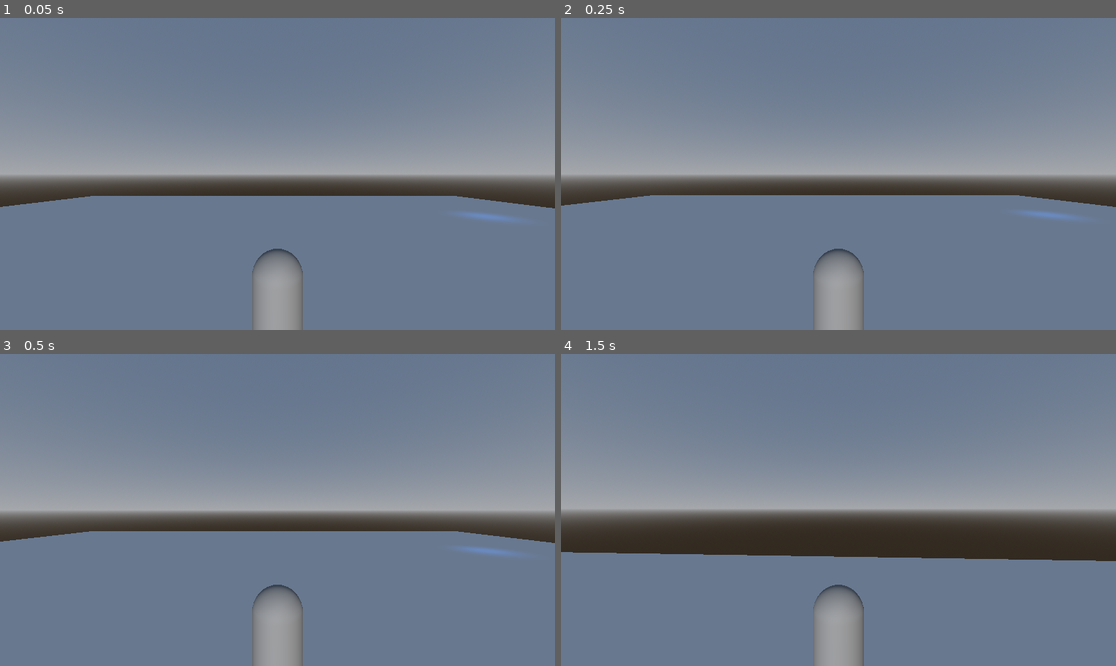
Above: before the commit, frames 1-4 (two rows, left to right).
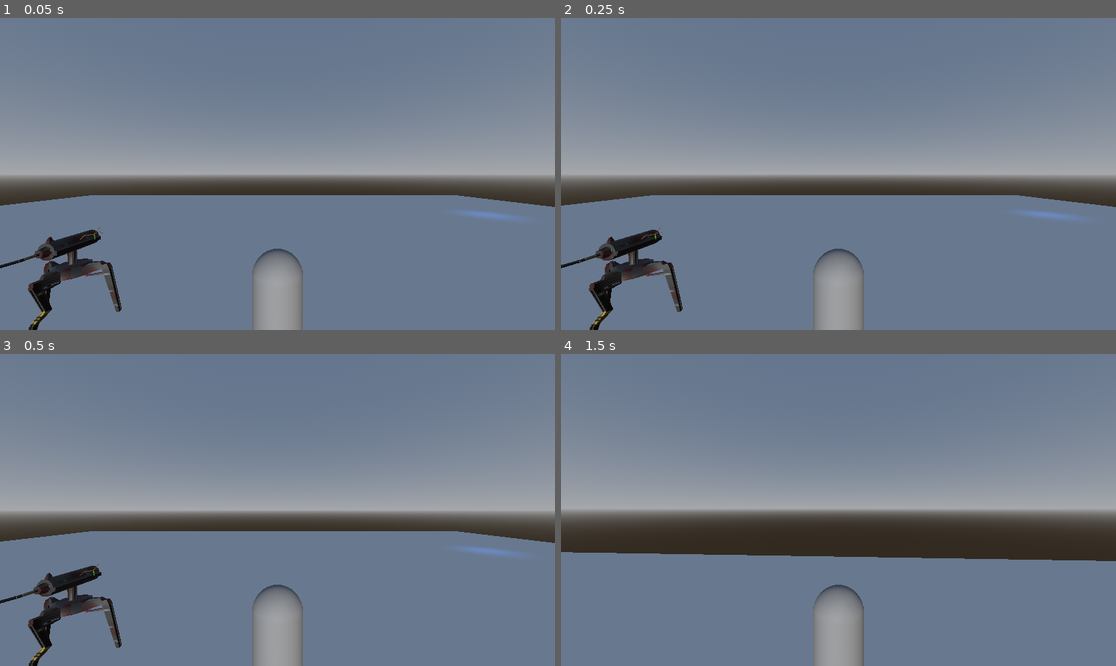
Above: after the commit, the same moments.

Repository: sjgillGit/GWJ84
Game: Godot game, scene res://Scenes/test_scene.tscn
Same seed, same stepped clock (60 frames per second), same inputs: the game is played once before the commit and once after it.
Inputs (mouse positions are in pixels of both pictures, inside the frame that each line leads up to):
- Up to frame 1 (0.05 s): no input
- Up to frame 2 (0.25 s): no input
- Up to frame 3 (0.5 s): no input
- Up to frame 4 (1.5 s): move the mouse to (866, 510) at 0.52 s; press the mouse at (866, 510) at 0.53 s; hold W (MoveForward) from 0.53 s (still down); move the mouse to (810, 510) at 1.27 s; release the mouse at (810, 510) at 1.28 s; tap Mouse wheel down (ScrollActionDown) at 1.35 s

The runs differ from the first frame. In frame 1, 2.2% of the frame differs, in the area x 0-100%, y 56-100%; in frame 2, 1.9%; in frame 3, 2.0%; in frame 4, nothing differs.

Commit message:
Imported turret, added basic state machine, added turret to main scene

Diff:
--- /dev/null
+++ b/Scenes/Turrets/gun_turret.tscn
@@ -0,0 +1,69 @@
+[gd_scene load_steps=8 format=3 uid="uid://chxvqa83wi22n"]
+
+[ext_resource type="PackedScene" uid="uid://bv34vqk33k0xm" path="res://Assets/Models/Turret.glb" id="1_2ii4k"]
+[ext_resource type="Script" uid="uid://d0pcmdw8cllbp" path="res://Scripts/StateMachine/state_machine.gd" id="2_kvwe8"]
+[ext_resource type="Script" uid="uid://t3v6impgoh38" path="res://Scripts/Turrets/entity_detect_area.gd" id="2_qxqcr"]
+[ext_resource type="Script" uid="uid://dgb724wodvqty" path="res://Scripts/Turrets/GunTurret/gun_turret_idle.gd" id="3_i5s4a"]
+[ext_resource type="Script" uid="uid://qlum1po6mmh4" path="res://Scripts/Turrets/GunTurret/gun_turret_attack.gd" id="4_u6y7j"]
+
+[sub_resource type="BoxShape3D" id="BoxShape3D_7job0"]
+size = Vector3(2, 3, 1.646)
+
+[sub_resource type="SphereShape3D" id="SphereShape3D_2ii4k"]
+radius = 11.0
+
+[node name="GunTurret" type="StaticBody3D" groups=["Entity"]]
+
+[node name="CollisionShape3D" type="CollisionShape3D" parent="."]
+transform = Transform3D(1, 0, 0, 0, 1, 0, 0, 0, 1, 0, 1, 0.14)
+visible = false
+shape = SubResource("BoxShape3D_7job0")
+
+[node name="Node3D" type="Node3D" parent="."]
+
+[node name="MeshRoot" type="Node3D" parent="."]
+
+[node name="Turret" parent="MeshRoot" instance=ExtResource("1_2ii4k")]
+
+[node name="Skeleton3D" parent="MeshRoot/Turret/Armature" index="0"]
+bones/0/position = Vector3(0, 0, 0)
+bones/2/position = Vector3(0, 0, 0)
+bones/3/rotation = Quaternion(-0.0145631, 0.0278547, 0.272376, 0.961677)
+bones/4/rotation = Quaternion(-0.632064, -0.026182, -0.350648, 0.690548)
+bones/6/position = Vector3(0, 0, 0)
+bones/7/rotation = Quaternion(-0.100238, -0.0134335, -0.139725, 0.985012)
+bones/8/rotation = Quaternion(-0.625361, 0.151361, -0.165114, 0.747497)
+bones/10/position = Vector3(0, 0, 0)
+bones/10/rotation = Quaternion(-0.0232951, 0.746766, 0.664162, 0.0261987)
+bones/11/rotation = Quaternion(-0.0583382, 1.98054e-06, 0.0351188, 0.997679)
+bones/15/position = Vector3(0.0100355, 1.5698, -0.00814863)
+bones/15/rotation = Quaternion(-2.98023e-08, 1.19209e-07, 2.11758e-22, 1)
+bones/19/position = Vector3(0.010036, 1.5698, -0.00814858)
+bones/19/rotation = Quaternion(1.21928e-07, 0.779654, 0.626211, 1.51804e-07)
+bones/21/rotation = Quaternion(-1.42108e-14, 5.68434e-14, -3.55271e-15, 1)
+bones/22/rotation = Quaternion(-1.42108e-14, -4.21296e-35, 8.47033e-22, 1)
+
+[node name="AnimationPlayer" parent="MeshRoot/Turret" index="1"]
+autoplay = "Default_pose_001"
+
+[node name="EnemyDetectArea" type="Area3D" parent="."]
+script = ExtResource("2_qxqcr")
+
+[node name="CollisionShape3D" type="CollisionShape3D" parent="EnemyDetectArea"]
+shape = SubResource("SphereShape3D_2ii4k")
+
+[node name="StateMachine" type="Node3D" parent="." node_paths=PackedStringArray("initial_state")]
+script = ExtResource("2_kvwe8")
+initial_state = NodePath("GunTurretIdle")
+
+[node name="GunTurretIdle" type="Node3D" parent="StateMachine" node_paths=PackedStringArray("entity_detector", "animation_player")]
+script = ExtResource("3_i5s4a")
+entity_detector = NodePath("../../EnemyDetectArea")
+animation_player = NodePath("../../MeshRoot/Turret/AnimationPlayer")
+
+[node name="GunTurrentAttack" type="Node3D" parent="StateMachine" node_paths=PackedStringArray("entity_detector", "animation_player")]
+script = ExtResource("4_u6y7j")
+entity_detector = NodePath("../../EnemyDetectArea")
+animation_player = NodePath("../../MeshRoot/Turret/AnimationPlayer")
+
+[editable path="MeshRoot/Turret"]
--- a/Scenes/test_scene.tscn
+++ b/Scenes/test_scene.tscn
@@ -1,6 +1,7 @@
-[gd_scene load_steps=8 format=3 uid="uid://b17prwi2b3x1f"]
+[gd_scene load_steps=9 format=3 uid="uid://b17prwi2b3x1f"]
 
 [ext_resource type="PackedScene" uid="uid://dko2mapcxs0y3" path="res://Scenes/Player/Player.tscn" id="1_q6fdj"]
+[ext_resource type="PackedScene" uid="uid://chxvqa83wi22n" path="res://Scenes/Turrets/gun_turret.tscn" id="2_r5l72"]
 
 [sub_resource type="ProceduralSkyMaterial" id="ProceduralSkyMaterial_q6fdj"]
 
@@ -27,20 +28,23 @@
 
 [node name="DirectionalLight3D" type="DirectionalLight3D" parent="."]
 
-[node name="StaticBody3D" type="StaticBody3D" parent="."]
+[node name="Floor" type="StaticBody3D" parent="."]
 
-[node name="CollisionShape3D" type="CollisionShape3D" parent="StaticBody3D"]
+[node name="CollisionShape3D" type="CollisionShape3D" parent="Floor"]
 shape = SubResource("BoxShape3D_nl7fu")
 
-[node name="MeshInstance3D" type="MeshInstance3D" parent="StaticBody3D"]
+[node name="MeshInstance3D" type="MeshInstance3D" parent="Floor"]
 mesh = SubResource("BoxMesh_q6fdj")
 
 [node name="Player" parent="." instance=ExtResource("1_q6fdj")]
-transform = Transform3D(1, 0, 0, 0, 1, 0, 0, 0, 1, 0.638035, 2.63182, -0.151434)
+transform = Transform3D(1, 0, 0, 0, 1, 0, 0, 0, 1, 0.638035, 2, -0.151434)
 
 [node name="Camera3D" type="Camera3D" parent="Player/CameraRoot/CameraHorizontal/CameraVertical" index="0"]
 transform = Transform3D(1, 0, 0, 0, 1, 0, 0, 0, 1, 0, 2.5, 4)
 current = true
+
+[node name="GunTurret" parent="." instance=ExtResource("2_r5l72")]
+transform = Transform3D(1, 0, 0, 0, 1, 0, 0, 0, 1, -4.31018, 1.03842, -1.05959)
 
 [node name="SpotLight3D" type="SpotLight3D" parent="."]
 transform = Transform3D(1, 0, 0, 0, 0.010221, 0.999948, 0, -0.999948, 0.010221, 19.9048, 4.36204, 19.8765)
--- /dev/null
+++ b/Scripts/StateMachine/state_base.gd
@@ -0,0 +1,19 @@
+extends Node3D
+class_name StateBase
+
+var state_machine: StateMachine;
+
+func _get_state_name() -> String:
+	return "";
+
+func _on_enter() -> void:
+	pass;
+
+func _on_process(delta: float) -> void:
+	pass;
+
+func _on_exit() -> void:
+	pass;
+
+func transition_to_state(state_name: String, before_enter_callback: Callable) -> void:
+	state_machine.transition_to_state(state_name, before_enter_callback);
--- /dev/null
+++ b/Scripts/StateMachine/state_machine.gd
@@ -0,0 +1,33 @@
+extends Node3D
+class_name StateMachine
+
+@export
+var initial_state: StateBase
+
+var states: Dictionary[String, StateBase];
+var current_state: StateBase;
+var next_state: StateBase
+
+func _ready() -> void:
+	states = {};
+	for state in get_children().filter(func(x): return x is StateBase):
+		state.state_machine = self;
+		states[state._get_state_name()] = state;
+	current_state = initial_state;
+	current_state._on_enter();
+
+func _physics_process(delta: float) -> void:
+	if next_state != null:
+		current_state._on_exit();
+		current_state = next_state;
+		current_state._on_enter();
+		next_state = null;
+	current_state._on_process(delta);
+
+func transition_to_state(state_name: String, before_enter_callback: Callable) -> void:
+	var state = states.get(state_name);
+	if state == null:
+		printerr("State was not found %S" % state_name);
+		return;
+	before_enter_callback.call(state);
+	next_state = state;
--- /dev/null
+++ b/Scripts/Turrets/GunTurret/gun_turret_attack.gd
@@ -0,0 +1,22 @@
+extends StateBase
+class_name GunTurretAttack;
+
+@export
+var entity_detector: EntityDetectArea;
+
+@export
+var animation_player: AnimationPlayer;
+
+var target: Node3D;
+
+func _get_state_name() -> String:
+	return "gun_turret_attack";
+
+func _on_enter() -> void:
+	pass;
+
+func _on_process(delta: float) -> void:
+	pass;
+
+func _on_exit() -> void:
+	pass;
--- /dev/null
+++ b/Scripts/Turrets/GunTurret/gun_turret_idle.gd
@@ -0,0 +1,20 @@
+extends StateBase
+
+@export
+var entity_detector: EntityDetectArea;
+
+@export
+var animation_player: AnimationPlayer;
+
+func _get_state_name() -> String:
+	return "gun_turret_idle";
+
+func _on_enter() -> void:
+	animation_player.play("Idle");
+	entity_detector.entity_detected.connect(_on_entity_detected);
+
+func _on_exit() -> void:
+	entity_detector.entity_detected.disconnect(_on_entity_detected);
+
+func _on_entity_detected(node: Node3D) -> void:
+	transition_to_state("gun_turret_attack", func update_attack_state(state: GunTurretAttack) -> void: state.target = node);
--- /dev/null
+++ b/Scripts/Turrets/entity_detect_area.gd
@@ -0,0 +1,21 @@
+extends Area3D
+class_name EntityDetectArea
+
+signal entity_detected(entity: Node3D);
+signal entity_lost(entity: Node3D);
+
+func _ready() -> void:
+	body_entered.connect(_on_body_entered);
+	body_exited.connect(_on_body_exited);
+
+func _exit_tree() -> void:
+	body_entered.disconnect(_on_body_entered);
+	body_exited.disconnect(_on_body_exited);
+
+func _on_body_entered(body: Node3D) -> void:
+	if body.is_in_group("Entity"):
+		entity_detected.emit(body);
+
+func _on_body_exited(body: Node3D) -> void:
+	if body.is_in_group("Entity"):
+		entity_lost.emit(body);
--- a/project.godot
+++ b/project.godot
@@ -14,6 +14,10 @@
 run/main_scene="uid://b17prwi2b3x1f"
 config/features=PackedStringArray("4.4", "Forward Plus")
 config/icon="res://icon.svg"
+
+[global_group]
+
+Entity=""
 
 [input]
 
Binary file added: Assets/Models/Turret.glb
Not shown, added: Assets/Models/Turret.glb.import
Binary file added: Assets/Models/Turret_bandage.png
Not shown, added: Assets/Models/Turret_bandage.png.import
Binary file added: Assets/Models/Turret_turret body 2.png
Not shown, added: Assets/Models/Turret_turret body 2.png.import
Binary file added: Assets/Models/Turret_turret head 2.png
Not shown, added: Assets/Models/Turret_turret head 2.png.import
Not shown, added: Scripts/StateMachine/state_base.gd.uid
Not shown, added: Scripts/StateMachine/state_machine.gd.uid
Not shown, added: Scripts/Turrets/GunTurret/gun_turret_attack.gd.uid
Not shown, added: Scripts/Turrets/GunTurret/gun_turret_idle.gd.uid
(and 1 more such lines)
